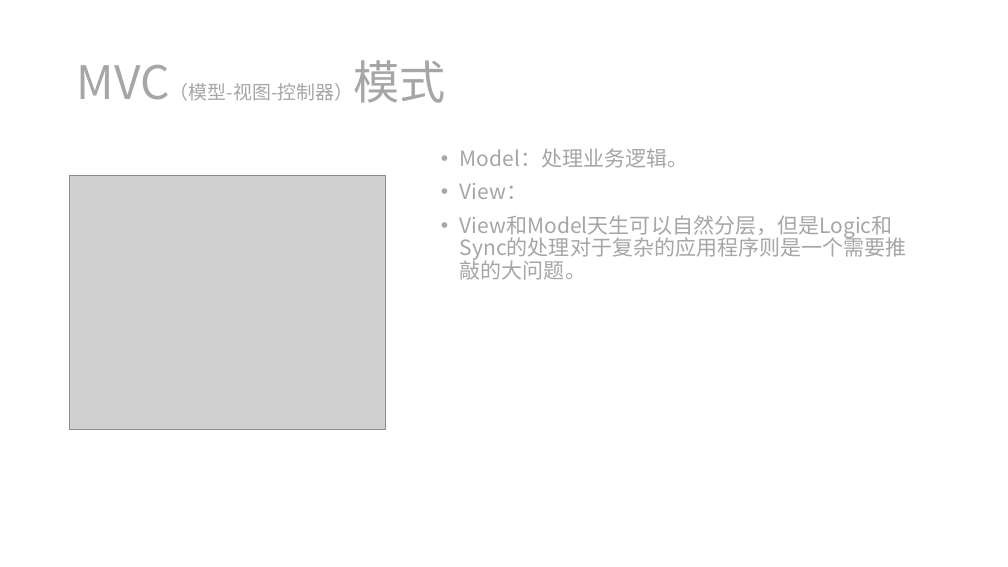
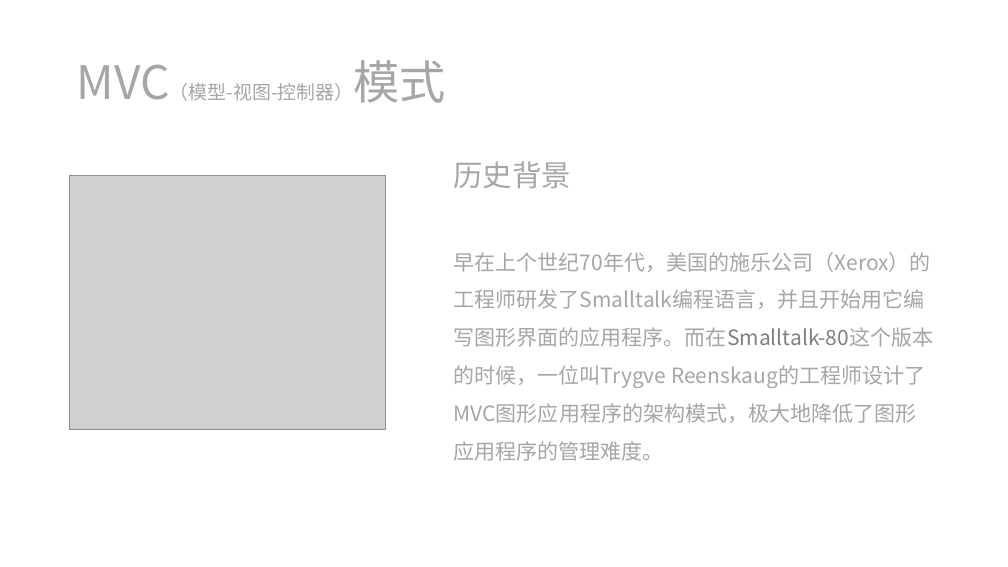
Before and after one commit to ziyi2/mvvm, a slide deck: slide 5 of doc/简易MVVM的实现.pptx. Drawn at 1008x567 pixels with LibreOffice and Linux fonts; fonts in the diff are those of the drawing; grey boxes stand for pictures. Boxes give left, top, right and bottom in pixels: in the first picture for what was removed or moved away, otherwise in the second. Text is boxed around its words. In the diff, an @@ line names an element or a change of style, - is before the commit and + after.

```diff
--- a/doc/简易MVVM的实现.pptx
+++ b/doc/简易MVVM的实现.pptx
@@ text removed at (460,148,893,280) @@
-• Model：处理业务逻辑。
-• View：
-• View和Model天生可以自然分层，但是Logic和Sync的处理对于复杂的应用程序则是一个需要推敲的大问题。
@@ text added at (454,161,934,461), 20 pt, text #A6A6A6 @@
+历史背景
+早在上个世纪70年代，美国的施乐公司（Xerox）的工程师研发了Smalltalk编程语言，并且开始用它编写图形界面的应用程序。而在Smalltalk-80这个版本的时候，一位叫Trygve Reenskaug的工程师设计了MVC图形应用程序的架构模式，极大地降低了图形应用程序的管理难度。
```
Also in this commit, not shown: 1 other slide changed, 6 slides added.
